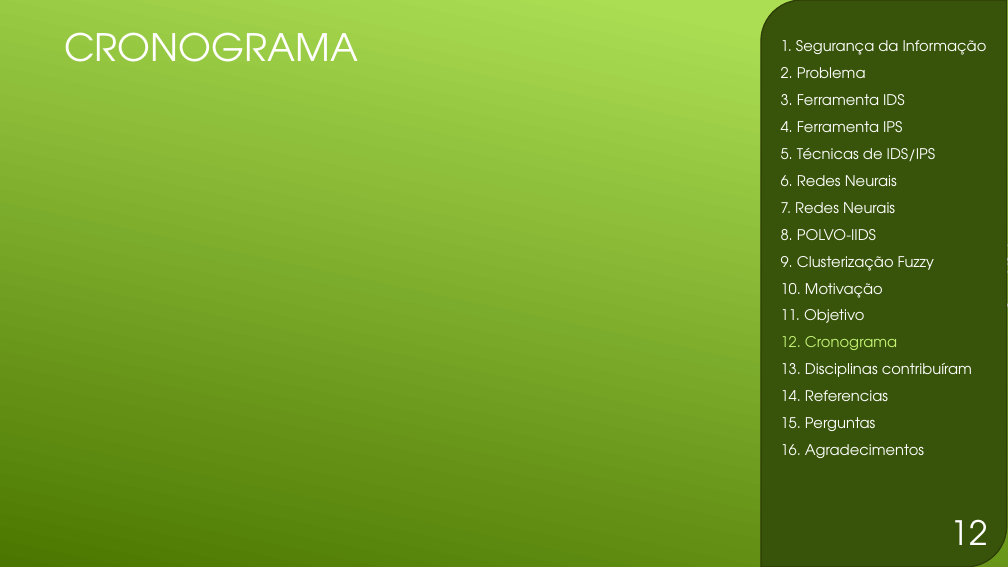
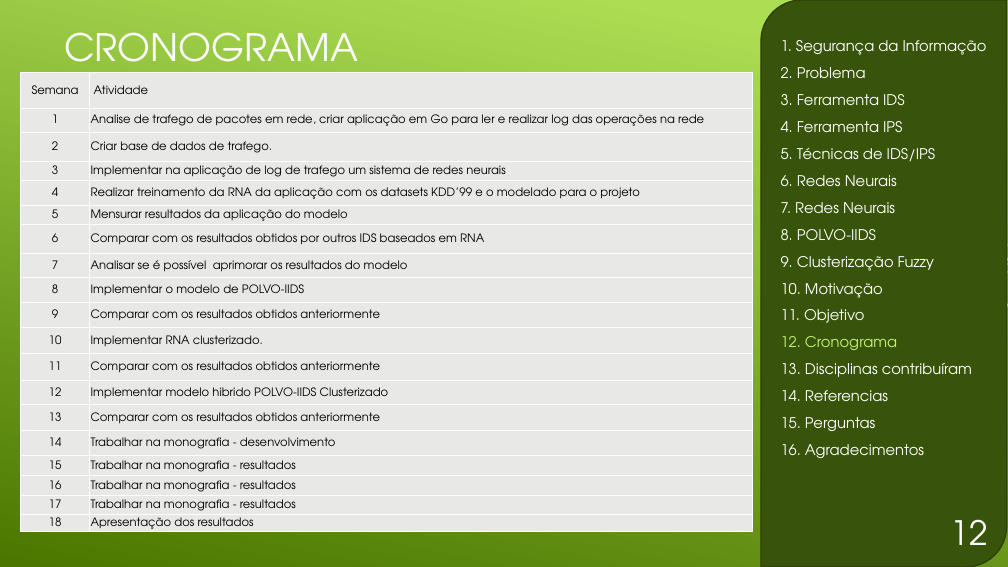
Before and after one commit to GDPLTDA/DetectInstrusao, a slide deck: slide 13 of docs/Apresentação.pptx. Drawn at 1008x567 pixels with LibreOffice and Linux fonts; fonts in the diff are those of the drawing. Boxes give left, top, right and bottom in pixels: in the first picture for what was removed or moved away, otherwise in the second. Text is boxed around its words. In the diff, an @@ line names an element or a change of style, - is before the commit and + after.

Commit message:
apresentação, adição de cronograma

```diff
--- a/docs/Apresentação.pptx
+++ b/docs/Apresentação.pptx
@@ table added at [20, 73, 752, 476], 16 rows, 2 columns @@
+Semana | Atividade
+1 | Analise de trafego de pacotes em rede, criar aplicação em Go para ler e realizar log das operações na rede
+2 | Criar base de dados de trafego.
+3 | Implementar na aplicação de log de trafego um sistema de redes neurais
+4 | Realizar treinamento da RNA da aplicação com os datasets KDD’99 e o modelado para o projeto
+5 | Mensurar resultados da aplicação do modelo
+6 | Comparar com os resultados obtidos por outros IDS baseados em RNA
+7 | Analisar se é possível aprimorar os resultados do modelo
+8 | Implementar o modelo de POLVO-IIDS
+9 | Comparar com os resultados obtidos anteriormente
+10 | Implementar RNA clusterizado.
+11 | Comparar com os resultados obtidos anteriormente
+12 | Implementar modelo hibrido POLVO-IIDS Clusterizado
+13 | Comparar com os resultados obtidos anteriormente
+14 | Trabalhar na monografia - desenvolvimento
+15 | Trabalhar na monografia - resultados
@@ table added at [20, 476, 752, 533], 3 rows, 2 columns @@
+16 | Trabalhar na monografia - resultados
+17 | Trabalhar na monografia - resultados
+18 | Apresentação dos resultados
```
